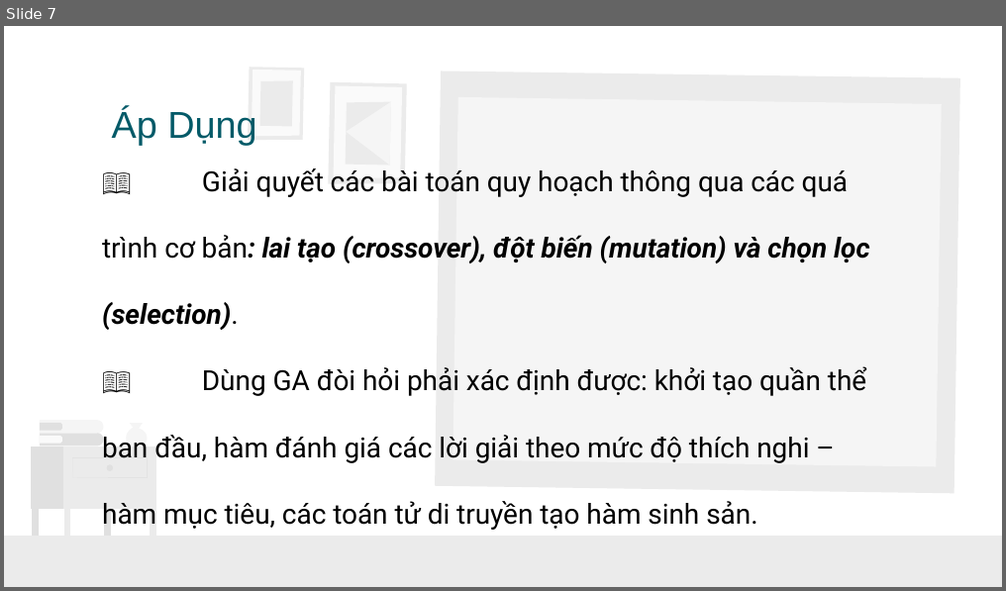
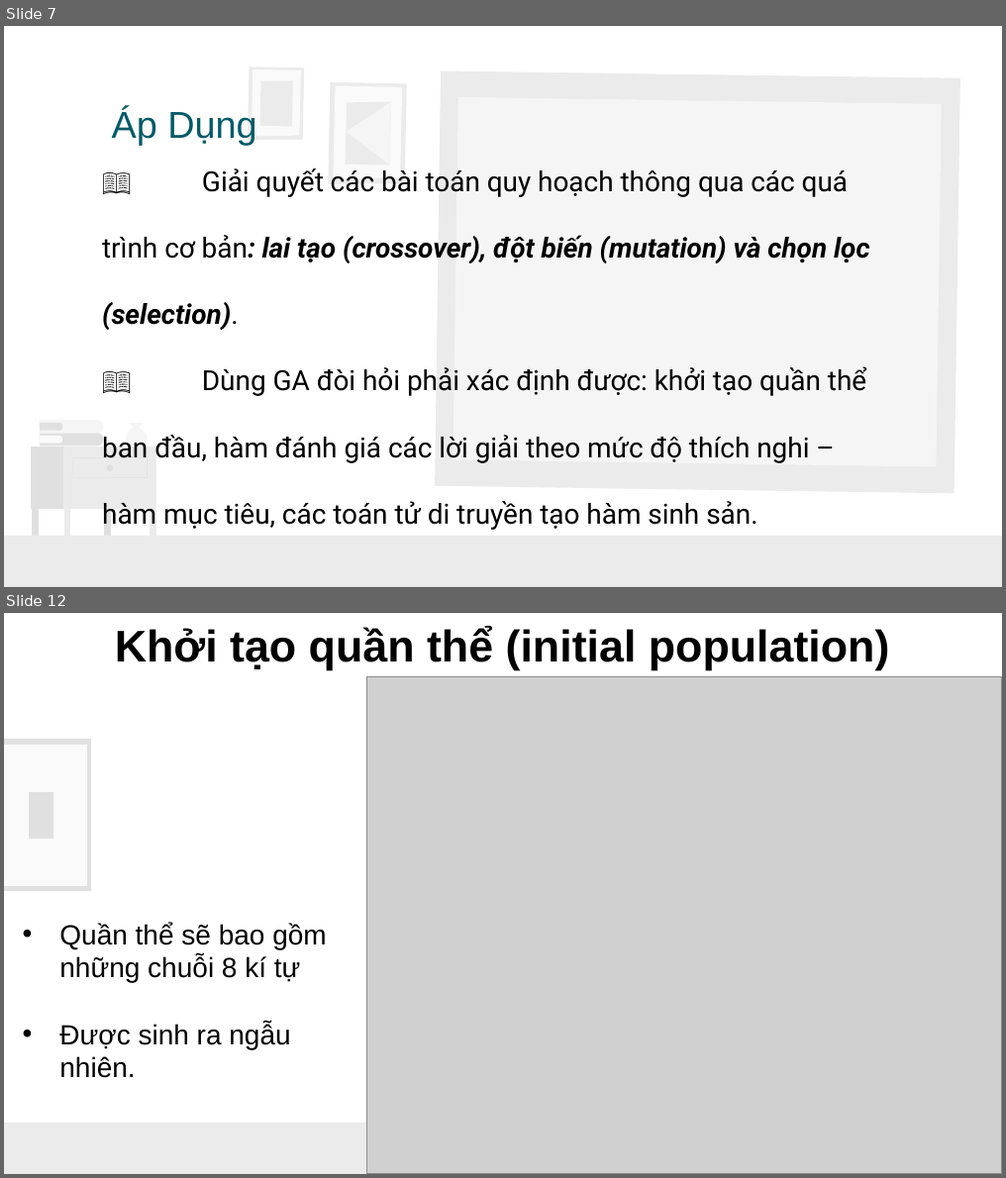
Before and after one commit to TooCuteToo/GiaiThuatTienHoa, a slide deck: ThuatTienHoa_I.pptx. Shown one above the other, each under a label of ours: slide 7 before the commit, slides 7 and 12 after it; the slides between them are not shown. The pictures are 1006x591 and 1006x1178 pixels, drawn with LibreOffice and Linux fonts; fonts in the diff are those of the drawing; grey boxes stand for pictures. Boxes give left, top, right and bottom in pixels: in the first picture for what was removed or moved away, otherwise in the second. Text is boxed around its words. In the diff, an @@ line names an element or a change of style, - is before the commit and + after.

```diff
--- a/ThuatTienHoa_I.pptx
+++ b/ThuatTienHoa_I.pptx
@@ slide 12 added at [4, 613, 1002, 1174], background #FFFFFF; not listed: 1 template element that a slide beside it also shows @@
@@ text added at [115, 627, 890, 670], 32 pt, text #000000, bold @@
+Khởi tạo quần thể (initial population)
@@ picture added at [367, 677, 1002, 1173] @@
@@ freeform shape added at [4, 739, 92, 891], fill #E0E0E0 @@
@@ freeform shape added at [4, 745, 87, 886], fill #FAFAFA @@
@@ freeform shape added at [29, 792, 54, 839], fill #E0E0E0 @@
@@ text added at [59, 923, 326, 1078], 20 pt, text #000000 @@
+  • Quần thể sẽ bao gồm những chuỗi 8 kí tự
+  • Được sinh ra ngẫu nhiên.
```
Also in this commit, not shown: 1 slide changed, 12 other slides added, 1 other file.
